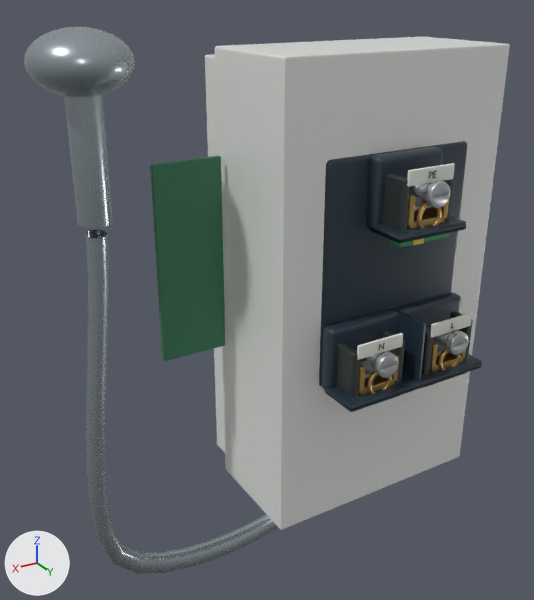
A saved change to the glTF model lab/public/models/shower_default.glb.
One viewpoint serves both versions: a 50 mm camera at (0.859, 1.276, 1.577) aimed at (0.061, -0.053, 0.912). Every picture has the same lights, and +X, +Y and +Z are marked at lower left. The older version comes first. Where no turn or scale is listed for an object, it has been applied to the vertices. Vertices at exactly the same position are counted once.

Script lines for the objects in view, before the commit:
```python
ob_detail_terminal_clamp_l___detail_zinc_plated_fixing = bpy.data.objects.new('detail:terminal-clamp:L · Detail zinc plated fixing', me_cube_006)
ob_detail_terminal_clamp_l___detail_zinc_plated_fixing.location = (-0.224, 0.208, 0.836)
ob_detail_terminal_clamp_n___detail_zinc_plated_fixing = bpy.data.objects.new('detail:terminal-clamp:N · Detail zinc plated fixing', me_cube_015)
ob_detail_terminal_clamp_n___detail_zinc_plated_fixing.location = (-0.03, 0.208, 0.836)
ob_detail_terminal_clamp_pe___detail_machined_brass = bpy.data.objects.new('detail:terminal-clamp:PE · Detail machined brass', me_cube_021)
ob_detail_terminal_clamp_pe___detail_machined_brass.parent = ob_detail_terminal_clamp_pe
ob_detail_terminal_clamp_pe___detail_machined_brass.location = (0.0, -0.012, -0.033)
ob_detail_terminal_clamp_pe___detail_zinc_plated_fixing = bpy.data.objects.new('detail:terminal-clamp:PE · Detail zinc plated fixing', me_cube_024)
ob_detail_terminal_clamp_pe___detail_zinc_plated_fixing.location = (-0.127, 0.208, 1.176)
ob_moulded_terminal_legend_pad = bpy.data.objects.new('Moulded terminal legend pad', me_cube_071)
ob_moulded_terminal_legend_pad.location = (-0.224, 0.242, 0.899)
ob_moulded_terminal_legend_pad_001 = bpy.data.objects.new('Moulded terminal legend pad.001', me_cube_072)
ob_moulded_terminal_legend_pad_001.location = (-0.03, 0.242, 0.899)
ob_moulded_terminal_legend_pad_002 = bpy.data.objects.new('Moulded terminal legend pad.002', me_cube_073)
ob_moulded_terminal_legend_pad_002.location = (-0.127, 0.242, 1.239)
ob_part_terminals___original_a463fd81 = bpy.data.objects.new('part:terminals · Original a463fd81', me_recipe_mesh_009)
ob_part_terminals___original_a463fd81.location = (-0.127, 0.146, 1.026)
ob_terminal_l = bpy.data.objects.new('terminal:L', None)
ob_terminal_l.parent = ob_part_terminals
ob_terminal_l.location = (-0.224, 0.817, -0.241)
ob_terminal_l.rotation_euler = (0.0, -3.142, 0.0)  # degrees (0, -180, 0)
# also in view: 'detail:terminal-clamp:N · Detail moulded engineering polymer' at (-0.03, 0.187, 0.841); 'node-2' at (-0.127, 0.019, 0.95); 'detail:terminal-clamp:N · Detail machined brass' at (-0.03, 0.21, 0.825); 'part:body.002 · Original 2a8198d3' at (0.186, -0.113, 0.805); 'FR4 control PCB' at (0.237, -0.075, 1.032)
```
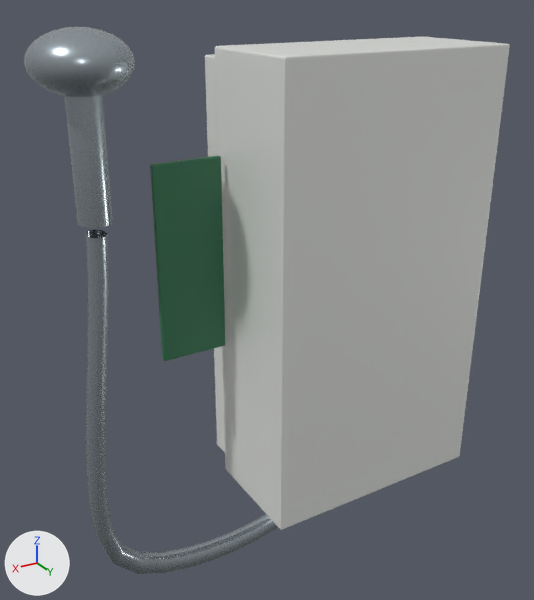
ob_terminal_l is not drawn itself; it is the parent of ob_detail_terminal_clamp_l, ob_mark_l.
ob_terminal_n is not drawn itself; it is the parent of ob_detail_terminal_clamp_n, ob_mark_n.
ob_terminal_pe is not drawn itself; it is the parent of ob_detail_terminal_clamp_pe, ob_mark_pe.

Where the newer file only moved an object's origin or applied its transform, the numbers keep the older frame.

Changed parts and their boxes [x1, y1, x2, y2] in the pictures (534 x 600 px):
'part:terminals · Original a463fd81', deleted: before [319, 141, 482, 412]
'detail:terminal-clamp:PE · Detail moulded engineering polymer', moved, turned (not visible afterwards): before [383, 172, 456, 231]
'detail:terminal-clamp:N · Detail moulded engineering polymer', moved, turned (not visible afterwards): before [336, 330, 404, 398]
'detail:terminal-clamp:PE · Detail machined brass', moved, turned (not visible afterwards): before [407, 194, 449, 229]
'detail:terminal-clamp:PE · Detail zinc plated fixing', moved, turned (not visible afterwards): before [414, 180, 451, 211]
'Moulded terminal legend pad.002', reshaped (not visible afterwards): before [407, 163, 455, 187]
'detail:terminal-clamp:N · Detail zinc plated fixing', moved, turned (not visible afterwards): before [359, 352, 399, 378]
'detail:terminal-clamp:N · Detail machined brass', moved, turned (not visible afterwards): before [358, 351, 399, 395]
'Moulded terminal legend pad.001', reshaped (not visible afterwards): before [357, 333, 403, 360]
'detail:terminal-clamp:L · Detail zinc plated fixing', moved, turned (not visible afterwards): before [432, 331, 469, 356]
'detail:terminal-clamp:L · Detail machined brass', moved, turned (not visible afterwards): before [429, 330, 466, 372]
'detail:terminal-clamp:L · Detail moulded engineering polymer', moved, turned (not visible afterwards): before [422, 311, 473, 374]
'Moulded terminal legend pad', reshaped (not visible afterwards): before [431, 313, 472, 338]
'Moulded conductor identification.002', moved, turned (not visible afterwards): before [390, 233, 449, 247]
'Protective green yellow stripe', moved, turned (not visible afterwards): before [413, 238, 424, 246]
'mark:PE', moved, turned (not visible afterwards): before [429, 170, 437, 179]
'Moulded conductor identification.001', moved, turned (not visible afterwards): before [352, 395, 400, 412]
'Moulded conductor identification', moved, turned (not visible afterwards): before [425, 373, 465, 387]
'mark:N', moved, turned (not visible afterwards): before [379, 343, 384, 350]

The change, as a diff of the scene's bpy script:
```diff
--- a/lab/public/models/shower_default.glb.py
+++ b/lab/public/models/shower_default.glb.py
@@ me_cube_006 @@
-me_cube_006.from_pydata(...)  # 1208 vertices, 2388 faces; spans x -0.036..0.036, y -0.032..0.065, z -0.0045..0.056
+me_cube_006.from_pydata(...)  # 1208 vertices, 2388 faces; spans x -0.036..0.036, y -0.409..-0.312, z -0.0045..0.056
+# me_cube_006 part 1: the whole mesh is turned 180 degrees about the z axis through its middle, then moved by (0.0, -0.377, 0.0)
 me_cube_006.materials.append(mat_detail_zinc_plated_fixing)
@@ me_cube_071 @@
-me_cube_071.from_pydata(...)  # 96 vertices, 188 faces; spans x -0.0575..0.0575, y -0.003..0.003, z -0.0155..0.0155
+me_cube_071.from_pydata(...)  # 96 vertices, 188 faces; spans x -0.0725..0.0725, y -0.415..-0.409, z -0.019..0.019
+# me_cube_071 part 2: 96 of 96 vertices moved; they spanned x -0.0575..0.0575, y -0.003..0.003, z -0.0155..0.0155 and now span x -0.0725..0.0725, y -0.415..-0.409, z -0.019..0.019; mean shift (0.0, -0.412, 0.0)
 me_cube_071.materials.append(mat_rear_marking_pad_l)
@@ me_cube_015 @@
-me_cube_015.from_pydata(...)  # 1208 vertices, 2388 faces; spans x -0.036..0.036, y -0.032..0.065, z -0.0045..0.056
+me_cube_015.from_pydata(...)  # 1208 vertices, 2388 faces; spans x -0.036..0.036, y -0.409..-0.312, z -0.0045..0.056
+# me_cube_015 part 3: the whole mesh is turned 180 degrees about the z axis through its middle, then moved by (0.0, -0.377, 0.0)
 me_cube_015.materials.append(mat_detail_zinc_plated_fixing)
@@ me_cube_072 @@
-me_cube_072.from_pydata(...)  # 96 vertices, 188 faces; spans x -0.0575..0.0575, y -0.003..0.003, z -0.0155..0.0155
+me_cube_072.from_pydata(...)  # 96 vertices, 188 faces; spans x -0.0725..0.0725, y -0.415..-0.409, z -0.019..0.019
+# me_cube_072 part 4: 96 of 96 vertices moved; they spanned x -0.0575..0.0575, y -0.003..0.003, z -0.0155..0.0155 and now span x -0.0725..0.0725, y -0.415..-0.409, z -0.019..0.019; mean shift (0.0, -0.412, 0.0)
 me_cube_072.materials.append(mat_rear_marking_pad_n)
@@ me_cube_024 @@
-me_cube_024.from_pydata(...)  # 1208 vertices, 2388 faces; spans x -0.036..0.036, y -0.032..0.065, z -0.0045..0.056
+me_cube_024.from_pydata(...)  # 1208 vertices, 2388 faces; spans x -0.036..0.036, y -0.409..-0.312, z -0.0045..0.056
+# me_cube_024 part 5: the whole mesh is turned 180 degrees about the z axis through its middle, then moved by (0.0, -0.377, 0.0)
 me_cube_024.materials.append(mat_detail_zinc_plated_fixing)
@@ me_cube_073 @@
-me_cube_073.from_pydata(...)  # 96 vertices, 188 faces; spans x -0.0575..0.0575, y -0.003..0.003, z -0.0155..0.0155
+me_cube_073.from_pydata(...)  # 96 vertices, 188 faces; spans x -0.0725..0.0725, y -0.415..-0.409, z -0.019..0.019
+# me_cube_073 part 6: 96 of 96 vertices moved; they spanned x -0.0575..0.0575, y -0.003..0.003, z -0.0155..0.0155 and now span x -0.0725..0.0725, y -0.415..-0.409, z -0.019..0.019; mean shift (0.0, -0.412, 0.0)
 me_cube_073.materials.append(mat_rear_marking_pad_pe)
@@ ob_part_terminals___original_a463fd81 @@
-ob_part_terminals___original_a463fd81 = bpy.data.objects.new('part:terminals · Original a463fd81', me_recipe_mesh_009)
@@ ob_terminal_l @@
 ob_terminal_l.parent = ob_part_terminals
-ob_terminal_l.location = (-0.224, 0.817, -0.241)
-ob_terminal_l.rotation_euler = (0.0, -3.142, 0.0)  # degrees (0, -180, 0)
+ob_terminal_l.location = (-0.224, 0.817, 0.169)
@@ ob_terminal_n @@
 ob_terminal_n.parent = ob_part_terminals
-ob_terminal_n.location = (-0.0296, 0.817, -0.241)
-ob_terminal_n.rotation_euler = (0.0, -3.142, 0.0)  # degrees (0, -180, 0)
+ob_terminal_n.location = (-0.0296, 0.817, 0.169)
@@ ob_terminal_pe @@
 ob_terminal_pe.parent = ob_part_terminals
-ob_terminal_pe.location = (-0.127, 1.157, -0.241)
-ob_terminal_pe.rotation_euler = (0.0, -3.142, 0.0)  # degrees (0, -180, 0)
+ob_terminal_pe.location = (-0.127, 1.157, 0.169)
```
